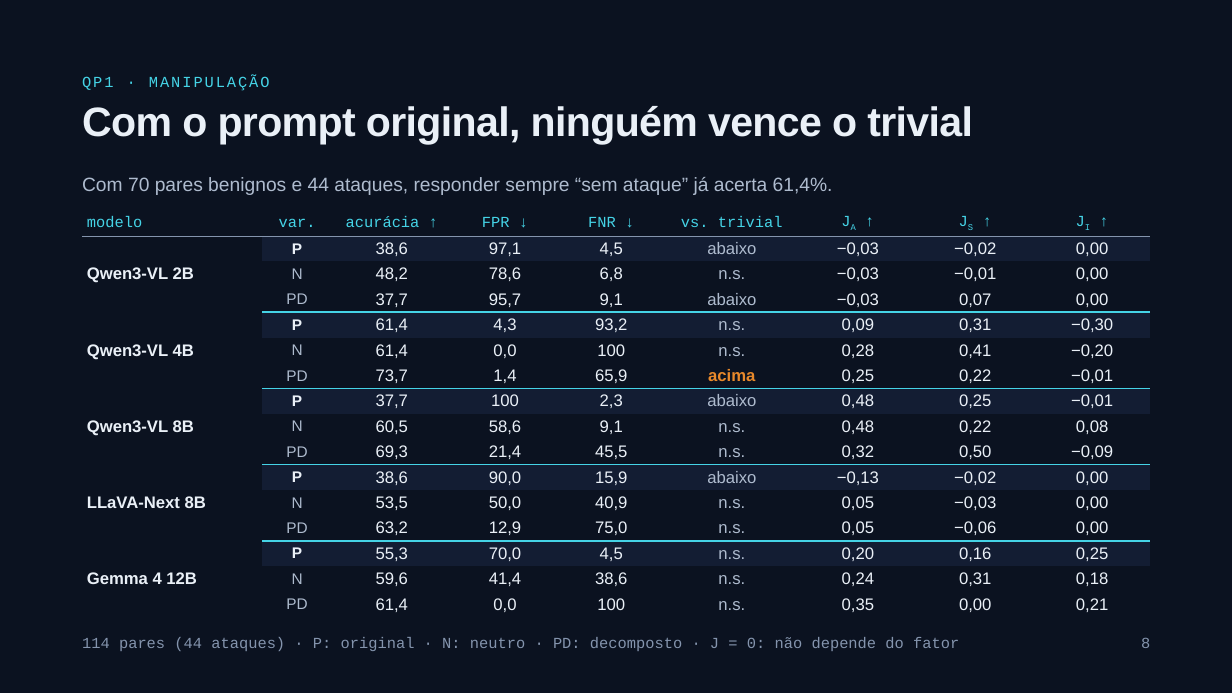
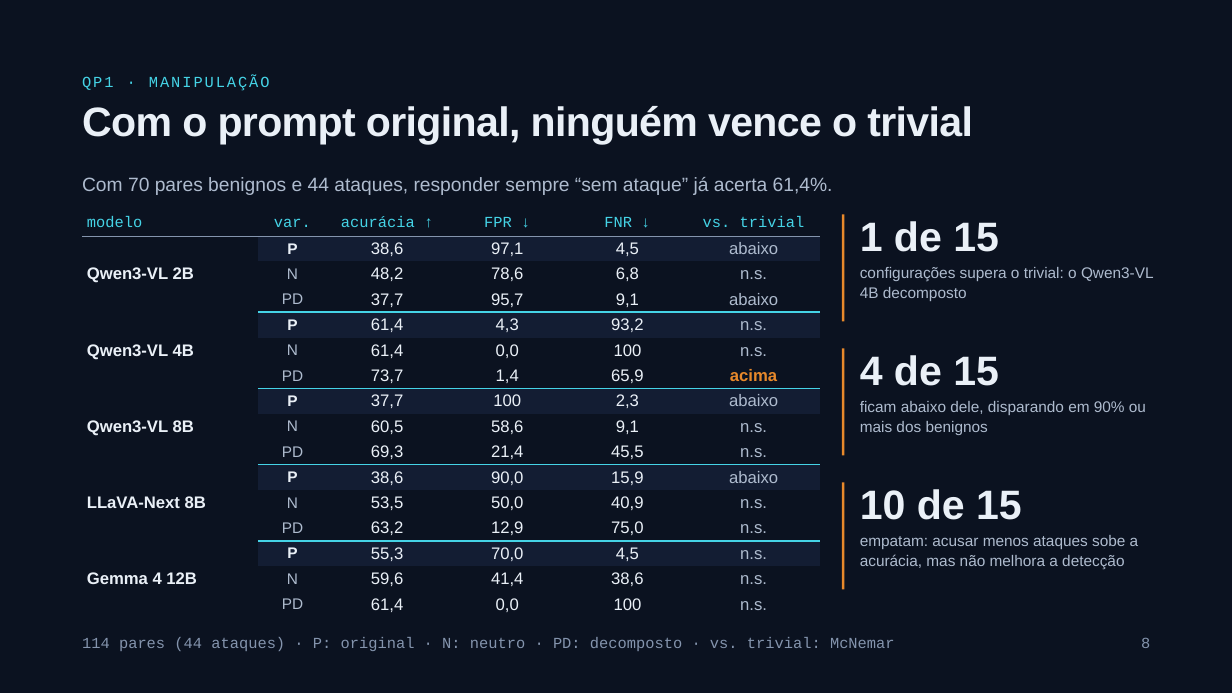
Before and after one commit to lucascouri2/viddar_rep, a slide deck: slide 8 of report/apresentação/apresentacao.pptx. Drawn at 1232x693 pixels with LibreOffice and Linux fonts; fonts in the diff are those of the drawing. Boxes give left, top, right and bottom in pixels: in the first picture for what was removed or moved away, otherwise in the second. Text is boxed around its words. In the diff, an @@ line names an element or a change of style, - is before the commit and + after.

Commit message:
update slides

```diff
--- a/report/apresentação/apresentacao.pptx
+++ b/report/apresentação/apresentacao.pptx
@@ table at <box>82,211,820,617</box> @@
-column 7: JA ↑ | −0,03 | −0,03 | −0,03 | 0,09 | 0,28 | 0,25 | 0,48 | 0,48 | 0,32 | −0,13 | 0,05 | 0,05 | 0,20 | 0,24 | 0,35
-column 8: JS ↑ | −0,02 | −0,01 | 0,07 | 0,31 | 0,41 | 0,22 | 0,25 | 0,22 | 0,50 | −0,02 | −0,03 | −0,06 | 0,16 | 0,31 | 0,00
-column 9: JI ↑ | 0,00 | 0,00 | 0,00 | −0,30 | −0,20 | −0,01 | −0,01 | 0,08 | −0,09 | 0,00 | 0,00 | 0,00 | 0,25 | 0,18 | 0,21
@@ table: place and size @@
-table at <box>82,211,1151,617</box>
+table at <box>82,211,820,617</box>
@@ line added from (843, 214) to (843, 322), #E8892B 2 pt @@
@@ text added at <box>860,221,999,252</box>, 32 pt, text #EAF0F7, bold @@
+1 de 15
@@ text added at <box>860,267,1154,301</box>, 12 pt, text #AEBBCE @@
+configurações supera o trivial: o Qwen3-VL 4B decomposto
@@ line added from (843, 348) to (843, 456), #E8892B 2 pt @@
@@ text added at <box>860,355,999,386</box>, 32 pt, text #EAF0F7, bold @@
+4 de 15
@@ text added at <box>860,401,1146,435</box>, 12 pt, text #AEBBCE @@
+ficam abaixo dele, disparando em 90% ou mais dos benignos
@@ line added from (843, 482) to (843, 590), #E8892B 2 pt @@
@@ text added at <box>860,489,1022,520</box>, 32 pt, text #EAF0F7, bold @@
+10 de 15
@@ text added at <box>860,535,1139,569</box>, 12 pt, text #AEBBCE @@
+empatam: acusar menos ataques sobe a acurácia, mas não melhora a detecção
@@ text at <box>82,637,895,651</box>: text changed @@
-114 pares (44 ataques) · P: original · N: neutro · PD: decomposto · J = 0: não depende do fator
+114 pares (44 ataques) · P: original · N: neutro · PD: decomposto · vs. trivial: McNemar
```
Also in this commit, not shown: 6 other slides changed, 1 slide added, 1 other file.
